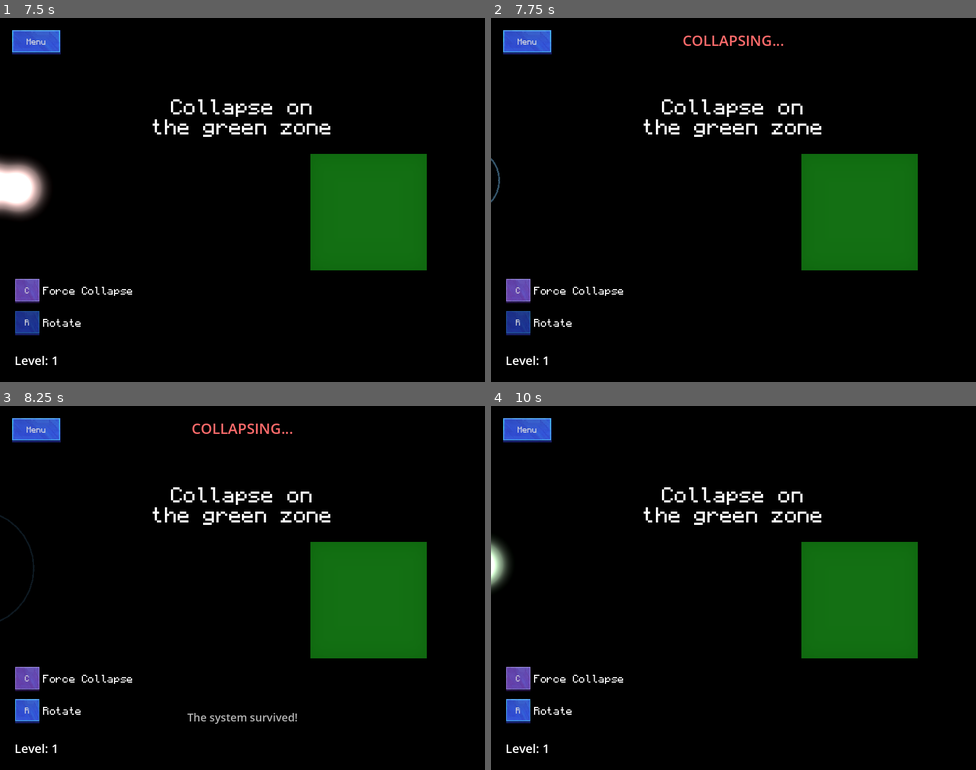
Above: before the commit, frames 1-4 (two rows, left to right).
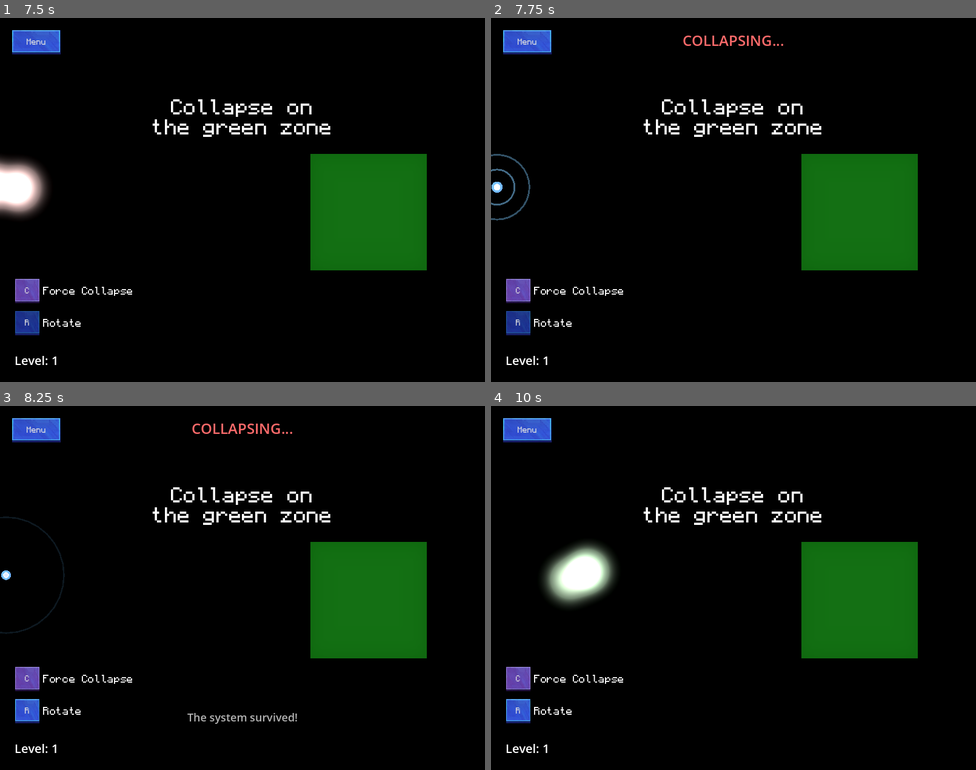
Above: after the commit, the same moments.

Repository: magnoint13/brinqo-2026
Game: Godot game, scene res://ui/MainMenu.tscn
Same seed, same stepped clock (60 frames per second), same inputs: the game is played once before the commit and once after it. Video files are missing from this copy of the repository; at most half a second of black plays in their place. Sound files missing from this copy of the repository are replaced by a short silence.
Inputs:
- Up to frame 1 (7.5 s): click "Start" at 0.5 s; click "C" at 1.25 s; click "R" at 2 s; click "Menu" at 2.75 s; click "Restart Level" at 3.5 s; hold R 4.28-5.03 s; hold W 4.28-5.78 s; tap Space at 4.52, 5.27, 6.77 s; tap C at 5.1, 6.6 s; tap Enter at 5.75 s; hold R 5.78-6.53 s; hold A 5.78-7.28 s; hold S from 7.28 s (still down); hold R from 7.28 s (still down)
- Up to frame 2 (7.75 s): keep holding S; keep holding R; tap Space at 7.52 s
- Up to frame 3 (8.25 s): release S at 8.03 s; release R at 8.03 s; hold D from 8.03 s (still down); tap C at 8.1 s
- Up to frame 4 (10 s): tap Space at 8.27, 8.75, 9.77 s; release D at 8.78 s; hold W 8.78-9.53 s; hold R 8.78-9.53 s; hold D from 9.53 s (still down); tap C at 9.6 s

Frame 1 is identical in both runs. In frame 2, 0.3% of the frame differs, in the area x 0-9%, y 37-56%; in frame 3, 0.3%; in frame 4, 2.5%, in the area x 0-26%, y 36-56%.

Commit message:
fix de las colisiones + efecto túnel fuera del mapa

Diff:
--- a/scripts/particles_container.gd
+++ b/scripts/particles_container.gd
@@ -23,9 +23,7 @@
 	for spawnPoint in spawnPointContainer:
 		if spawnPoint.enabled:
 			spawn_positions.append(spawnPoint.position)
-			print(spawnPoint.entangled)
 			spawn_is_entangled.append(spawnPoint.entangled)
-	print(spawn_is_entangled)
 
 	if spawn_positions.is_empty():
 		print("ERROR: Missing spawnpoints")
@@ -128,82 +126,11 @@
 	# ensure all are entangled and in wave form
 	var valid_particles = _valid_particles()
 
-	var ref_index = randi_range(0, valid_particles.size() - 1)
-	var ref = valid_particles[ref_index]
-	var new_pos = ref.generate_random_pos(last_movement_direction)
-	var move_vector = ref.global_position - new_pos
-	ref.global_position = new_pos
-	ref.to_particle_animated()
-
-	for i in range(valid_particles.size()):
-		var p = valid_particles[i]
-		if i == ref_index: continue
-		if not p.is_entangled: continue
-		p.global_position += move_vector
+	for p in valid_particles:
+		p.global_position = p.generate_random_pos(last_movement_direction)
 		p.to_particle_animated()
 
 	collapseAudioStream.play()
-
-	# Resolve any particles that got stuck inside walls after collapse
-	for p in valid_particles:
-		_resolve_wall_collision(p)
-
-
-#### COLLISION RESOLUTION ########################################################
-
-# Push particle out of walls if stuck after collapse
-# Uses raycasting to find the nearest valid position
-func _resolve_wall_collision(particle: Particle) -> void:
-	var space_state = get_world_2d().direct_space_state
-	var max_attempts = 10
-	var push_step = 8.0
-
-	for attempt in range(max_attempts):
-		# Check if particle is currently colliding
-		var query = PhysicsShapeQueryParameters2D.new()
-		query.shape = particle.collision_shape.shape
-		query.transform = Transform2D(0, particle.global_position)
-		query.collision_mask = particle.collision_mask
-
-		# If no collision, we're done
-		if space_state.intersect_shape(query).is_empty():
-			return
-
-		# Particle is stuck - find escape direction using raycasts
-		var best_direction = Vector2.ZERO
-		var best_distance = 0.0
-
-		# Check 8 directions to find the clearest path out
-		for angle in range(0, 360, 45):
-			var direction = Vector2.RIGHT.rotated(deg_to_rad(angle))
-			var ray_end = particle.global_position + direction * 100.0
-
-			var ray_query = PhysicsRayQueryParameters2D.new()
-			ray_query.from = particle.global_position
-			ray_query.to = ray_end
-			ray_query.collision_mask = particle.collision_mask
-
-			var result = space_state.intersect_ray(ray_query)
-			if result.is_empty():
-				# No wall in this direction - it's a clear escape route
-				best_direction = direction
-				best_distance = 100.0
-				break
-			else:
-				# Wall found, calculate distance to it
-				var distance = particle.global_position.distance_to(result.position)
-				# We want to move AWAY from walls, so larger distance is better
-				if distance > best_distance:
-					best_distance = distance
-					best_direction = -direction  # Opposite direction (away from wall)
-
-		# Push particle in the best direction found
-		if best_direction != Vector2.ZERO:
-			particle.global_position += best_direction * push_step
-		else:
-			# Fallback: push upward if no clear direction found
-			particle.global_position.y -= push_step
-
 
 #### MOVEMENT LOGIC ############################################################
 
@@ -334,7 +261,7 @@
 ## Walls are positioned slightly outside (10px) so particles collide exactly at viewport edge
 func _add_viewport_boundary_walls():
 	var viewport_size = Vector2(800, 600)
-	var wall_thickness = 20.0  # Thick enough to prevent tunneling
+	var wall_thickness = 200.0  # Thick enough to prevent tunneling
 
 	# Left wall - positioned so inner edge is at x=0
 	_create_invisible_wall("LeftWall", Vector2(-wall_thickness / 2, viewport_size.y / 2), Vector2(wall_thickness, viewport_size.y + wall_thickness * 2))
@@ -349,7 +276,7 @@
 	_create_invisible_wall("BottomWall", Vector2(viewport_size.x / 2, viewport_size.y + wall_thickness / 2), Vector2(viewport_size.x + wall_thickness * 2, wall_thickness))
 
 ## Creates an invisible StaticBody2D wall with collision
-func _create_invisible_wall(wall_name: String, position: Vector2, size: Vector2):
+func _create_invisible_wall(wall_name: String, place_position: Vector2, size: Vector2):
 	var wall = StaticBody2D.new()
 	wall.name = wall_name
 	wall.collision_layer = 1  # Particles collide with layer 1
@@ -361,5 +288,5 @@
 	collision_shape.shape = rectangle_shape
 
 	wall.add_child(collision_shape)
-	wall.position = position
+	wall.position = place_position
 	add_child(wall)
